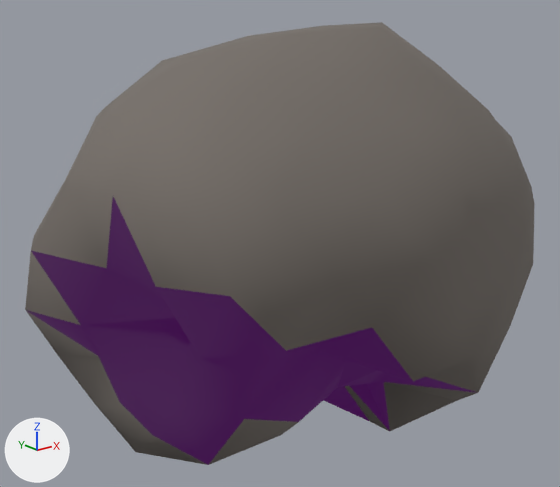
The glTF model assets/asteroids/asteroid_sml_14.glb as it was, and as the next commit left it.
Before and after are seen from a 50 mm lens placed at (-1.789, -2.012, 0.91), pointed at (-0.11, 0.087, 0.07). Every picture has the same lights, and +X, +Y and +Z are marked at lower left. The older version comes first.

Objects in the first picture: 'asteroid_sml_14'.
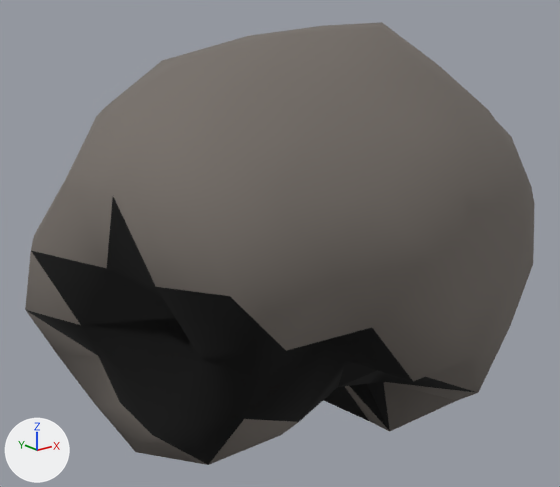
Location of each change, (x1, y1, x2, y2) in pixels of the pictures (560 x 487 px):
'asteroid_sml_14', recoloured, surface changed (darker): (26, 195, 477, 465) in both

What the commit changed:
In material 'Crater_asteroid_sml_14' (mat_crater_asteroid_sml_14), emission_color is no longer (0.042, 0.0, 0.063), dark purple #3a0047.
In material 'Crater_asteroid_sml_14' (mat_crater_asteroid_sml_14), emission_strength is no longer 1.0.
